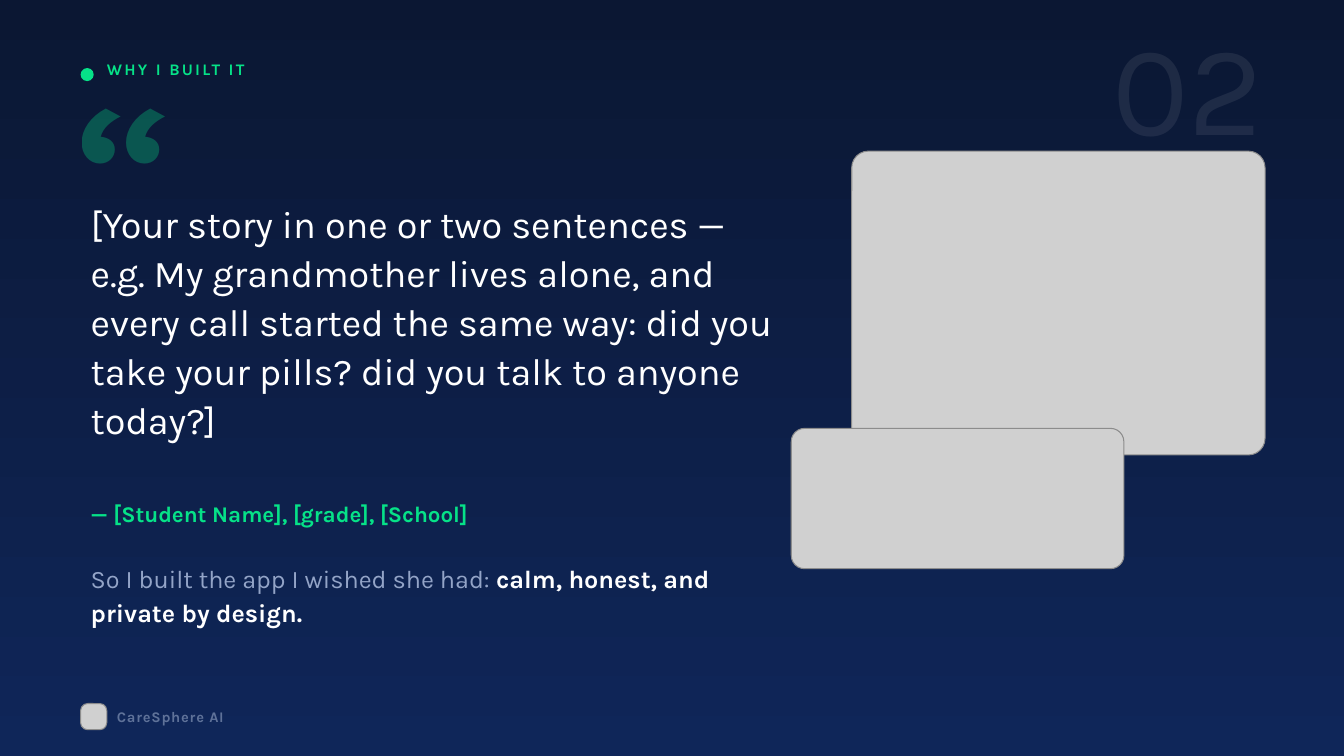
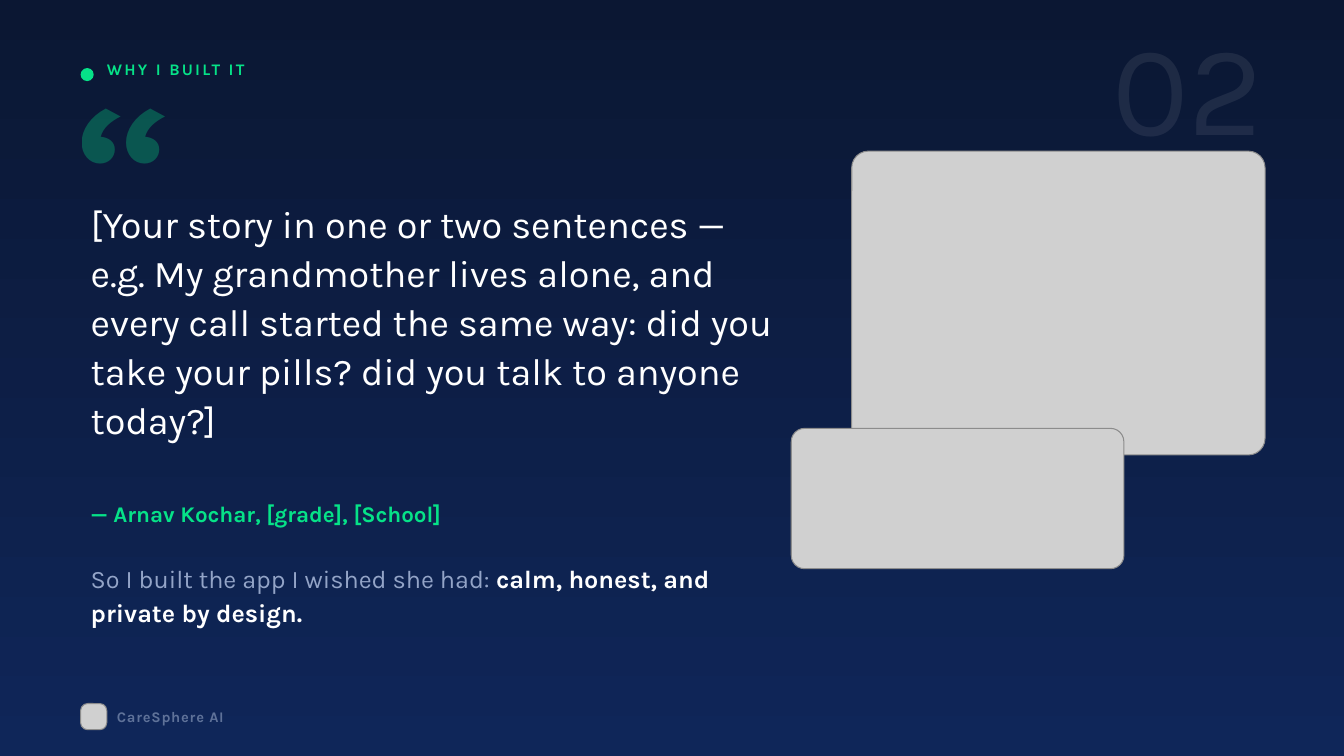
Before and after one commit to engineer2025-sudo/Care, a slide deck: slide 2 of pitch/CareSphere_Congressional_App_Challenge_Deck_B.pptx. Drawn at 1344x756 pixels with LibreOffice and Linux fonts; fonts in the diff are those of the drawing; grey boxes stand for pictures; background and template pictures are left out. Boxes give left, top, right and bottom in pixels: in the first picture for what was removed or moved away, otherwise in the second. Text is boxed around its words. In the diff, an @@ line names an element or a change of style, - is before the commit and + after.

```diff
--- a/pitch/CareSphere_Congressional_App_Challenge_Deck_B.pptx
+++ b/pitch/CareSphere_Congressional_App_Challenge_Deck_B.pptx
@@ text at (113, 504, 441, 528): text changed @@
-— [Student Name], [grade], [School]
+— Arnav Kochar, [grade], [School]
```
Also in this commit, not shown: 3 other slides changed, 19 other files.
